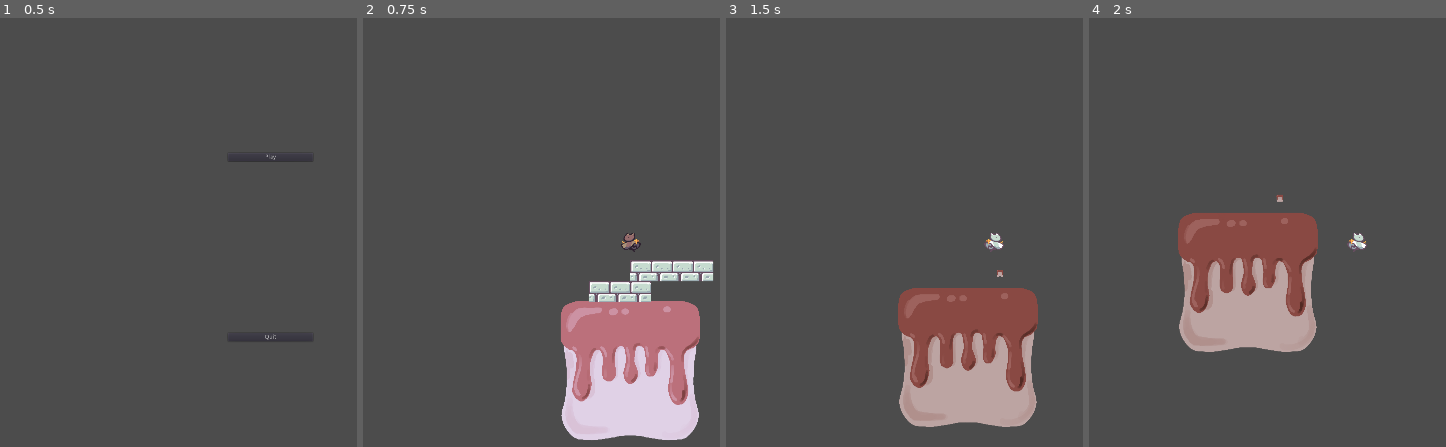
Above: before the commit, frames 1-4 (left to right).
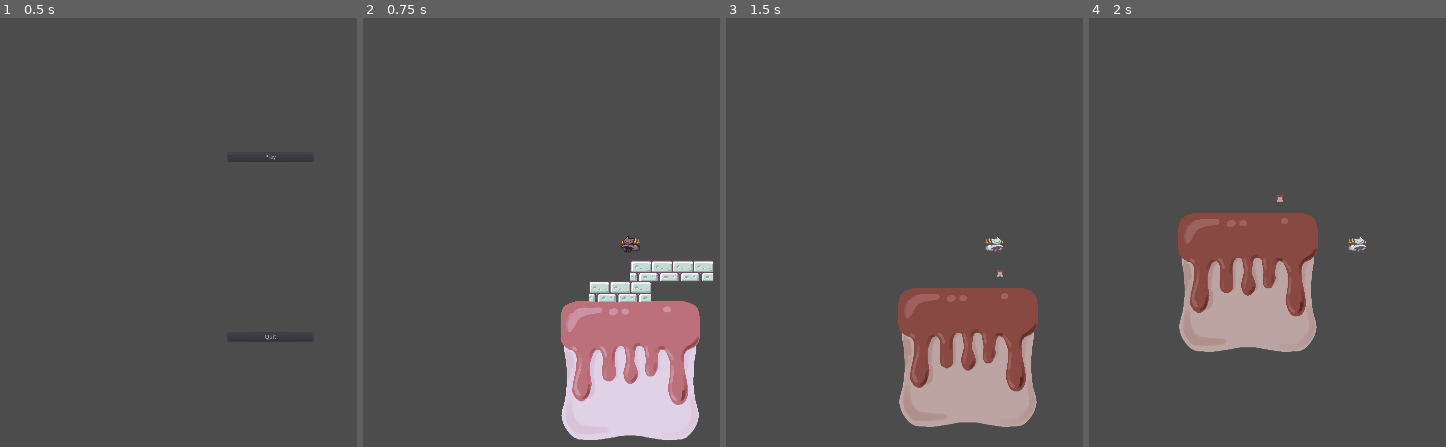
Above: after the commit, the same moments.

Repository: tactical-fluke/MoonJam2022.1
Game: Godot game, scene res://MainMenu.tscn
Two runs of this game, one before a commit and one after it. Both use one fixed random seed, a clock stepped at 60 frames per second and the inputs below.
Inputs:
- Up to frame 1 (0.5 s): no input
- Up to frame 2 (0.75 s): click "Play" at 0.5 s
- Up to frame 3 (1.5 s): tap Enter at 1.25 s; hold D (walk_right) from 1.28 s (still down); tap X (switch_plane) at 1.35 s
- Up to frame 4 (2 s): keep holding D (walk_right); tap W (jump) at 1.52 s

Frame 1 is identical in both runs. In frame 2, 0.1% of the frame differs, in the area x 72-78%, y 50-55%; in frame 3, 0.1%; in frame 4, 0.1%.

Commit message:
jump anim fix

Diff:
--- a/Player.gd
+++ b/Player.gd
@@ -56,9 +56,9 @@
 func handle_animation():
 	animated_sprite.flip_h = velocity.x > 1
 
-	if velocity.y > 1:
+	if velocity.y < 0:
 		animated_sprite.play("Jump")
-	elif velocity.y < -1:
+	elif velocity.y > 0:
 		animated_sprite.play("Fall")
 	elif abs(velocity.x) > 1:
 		animated_sprite.play("Run")
